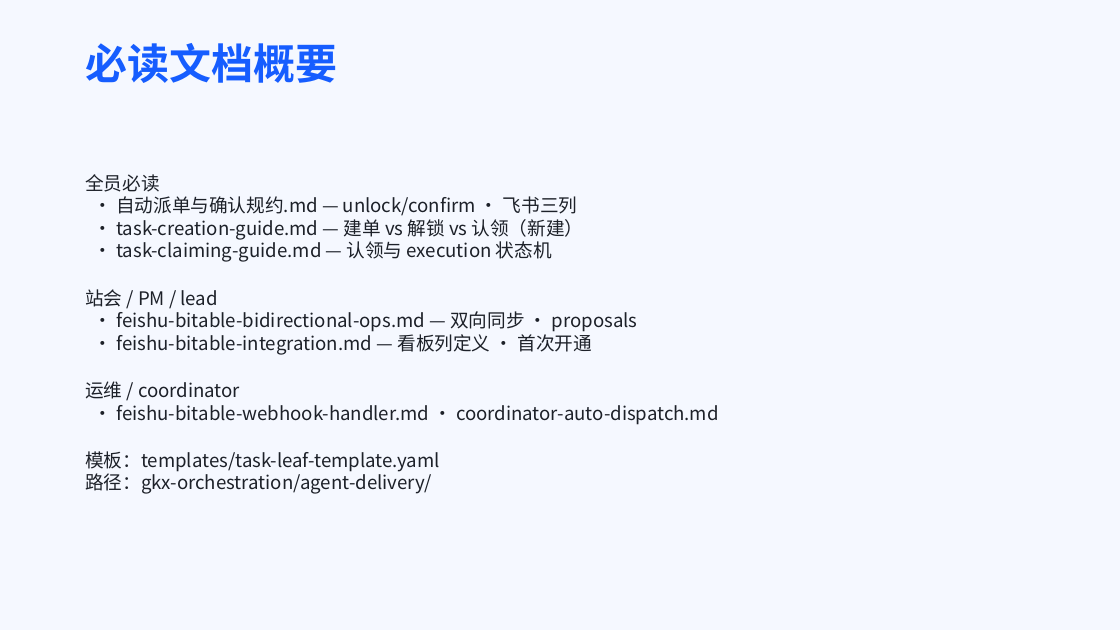
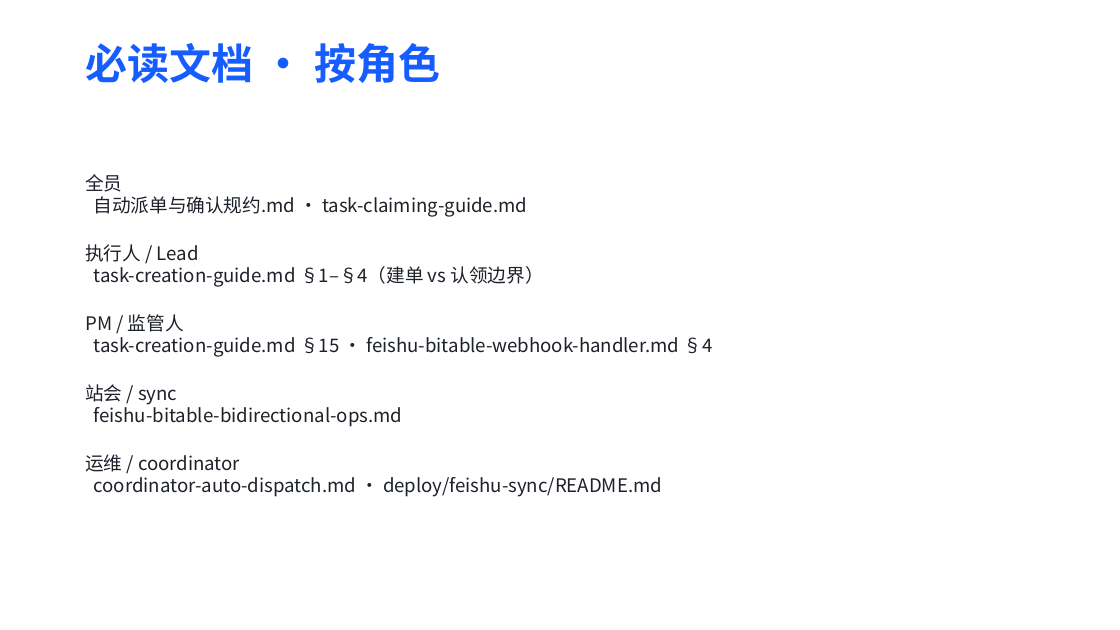
Before and after one commit to Marisolebxf/-, a slide deck: slide 17 of agent-delivery/培训/自动派单与飞书确认-团队协作培训.pptx (slide 3 before the commit). Drawn at 1120x630 pixels with LibreOffice and Linux fonts; fonts in the diff are those of the drawing. Boxes give left, top, right and bottom in pixels: in the first picture for what was removed or moved away, otherwise in the second. Text is boxed around its words. In the diff, an @@ line names an element or a change of style, - is before the commit and + after.

```diff
--- a/agent-delivery/培训/自动派单与飞书确认-团队协作培训.pptx
+++ b/agent-delivery/培训/自动派单与飞书确认-团队协作培训.pptx
@@ background #F5F8FF to #FFFFFF @@
@@ title at <box>85,43,440,83</box>: text changed @@
-必读文档概要
+必读文档 · 按角色
@@ text at <box>85,174,713,427</box>: text changed @@
-全员必读
-· 自动派单与确认规约.md — unlock/confirm · 飞书三列
-· task-creation-guide.md — 建单 vs 解锁 vs 认领（新建）
-· task-claiming-guide.md — 认领与 execution 状态机
-站会 / PM / lead
-· feishu-bitable-bidirectional-ops.md — 双向同步 · proposals
-· feishu-bitable-integration.md — 看板列定义 · 首次开通
+全员
+自动派单与确认规约.md · task-claiming-guide.md
+执行人 / Lead
+task-creation-guide.md §1–§4（建单 vs 认领边界）
+PM / 监管人
+task-creation-guide.md §15 · feishu-bitable-webhook-handler.md §4
+站会 / sync
+feishu-bitable-bidirectional-ops.md
@@ text at <box>94,473,662,497</box>: text changed @@
-· feishu-bitable-webhook-handler.md · coordinator-auto-dispatch.md
-模板：templates/task-leaf-template.yaml
-路径：gkx-orchestration/agent-delivery/
+coordinator-auto-dispatch.md · deploy/feishu-sync/README.md
```
Also in this commit, not shown: 11 other slides changed, 7 slides added, 3 slides removed, 2 other files.
